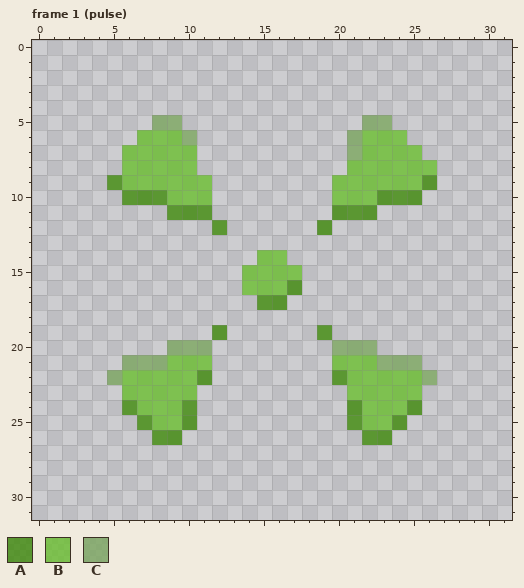
Pixel-art file, stored at assets/images/destination-point.aseprite. This is how it looked before the edit.
32x32 pixels, 2 frames. Shown: frame 1 (pulse). The commit also changed other frames, which this record leaves out.
Palette (. is transparent): A #3e8a0acc  B #6abe30cc  C #7ca660cc
Pixels before, frame 1 (pulse), first column x 5:
 5 ...CC............CC...
 6 ..BBBC..........CBBB..
 7 .BBBBB..........CBBBB.
 8 .BBBBB..........BBBBBB
 9 ABBBBBB........BBBBBBA
10 .AAABBB........BBBAAA.
11 ....AAA........AAA....
12 .......A......A.......
13 ......................
14 ..........BB..........
15 .........BBBB.........
16 .........BBBA.........
17 ..........AA..........
18 ......................
19 .......A......A.......
20 ....CCC........CCC....
21 .CCCBBB........BBBCCC.
22 CBBBBBA........ABBBBBC
23 .BBBBB..........BBBBB.
24 .ABBBA..........ABBBA.
25 ..ABBA..........ABBA..
26 ...AA............AA...
After:
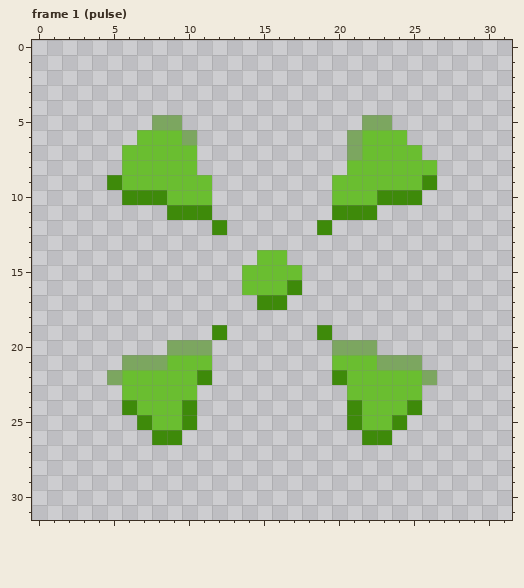
From old to new:
layer "main" opacity 80% -> 100%
colour A: #3e8a0acc -> #3e8a0a
colour B: #6abe30cc -> #6abe30
colour C: #7ca660cc -> #7ca660
Boxes around the changes in both pictures, in picture pixels (x1, y1, x2, y2):
changed: (107, 115, 437, 445)
